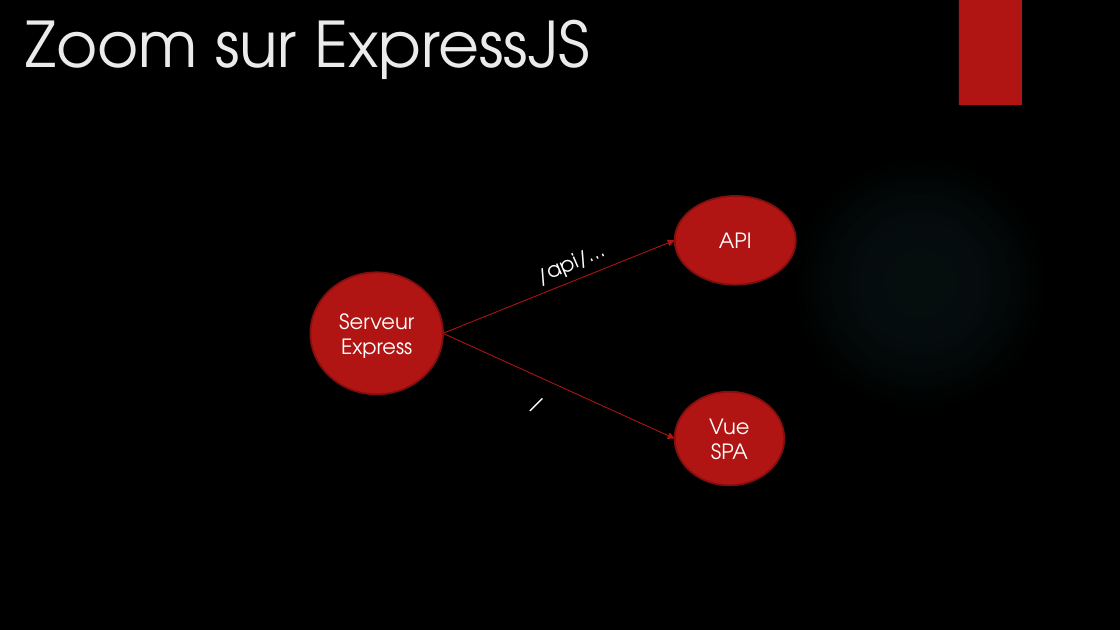
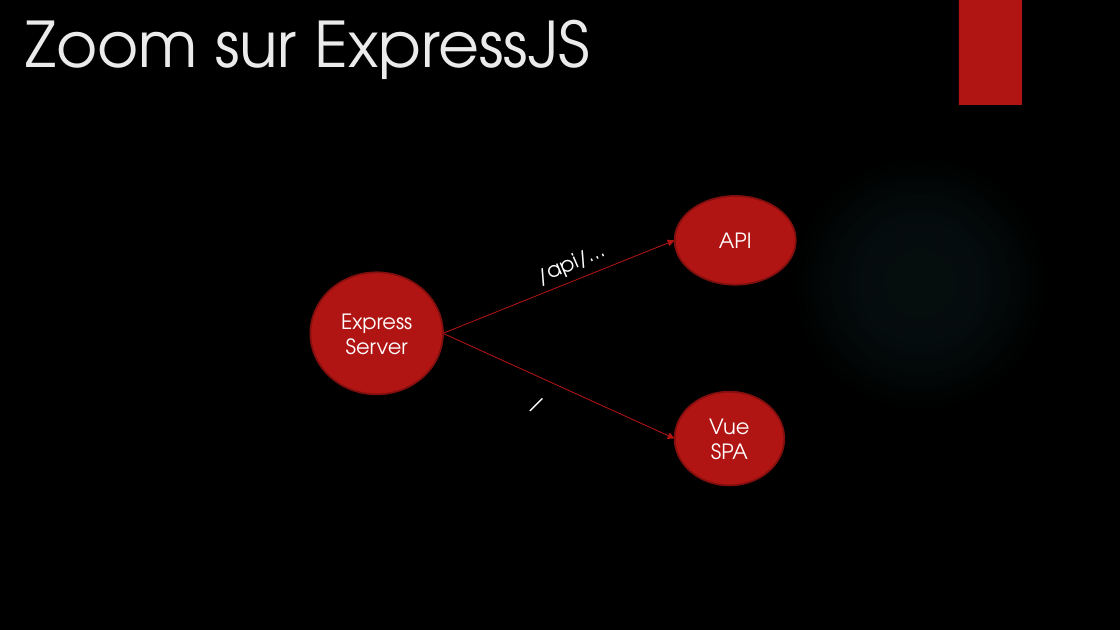
Before and after one commit to mbonjour/Shoot4Stats, a slide deck: slide 10 of Documentation/Défense/Shoot4stats.pptx (slide 11 before the commit). Drawn at 1120x630 pixels with LibreOffice and Linux fonts; fonts in the diff are those of the drawing; background and template pictures are left out. Boxes give left, top, right and bottom in pixels: in the first picture for what was removed or moved away, otherwise in the second. Text is boxed around its words. In the diff, an @@ line names an element or a change of style, - is before the commit and + after.

```diff
--- a/Documentation/Défense/Shoot4stats.pptx
+++ b/Documentation/Défense/Shoot4stats.pptx
@@ text in ellipse at box(341, 313, 412, 355): text changed @@
-Serveur Express
+Express
+Server
```
Also in this commit, not shown: 16 other slides changed, 4 slides added, 2 slides removed, 1 other file.
